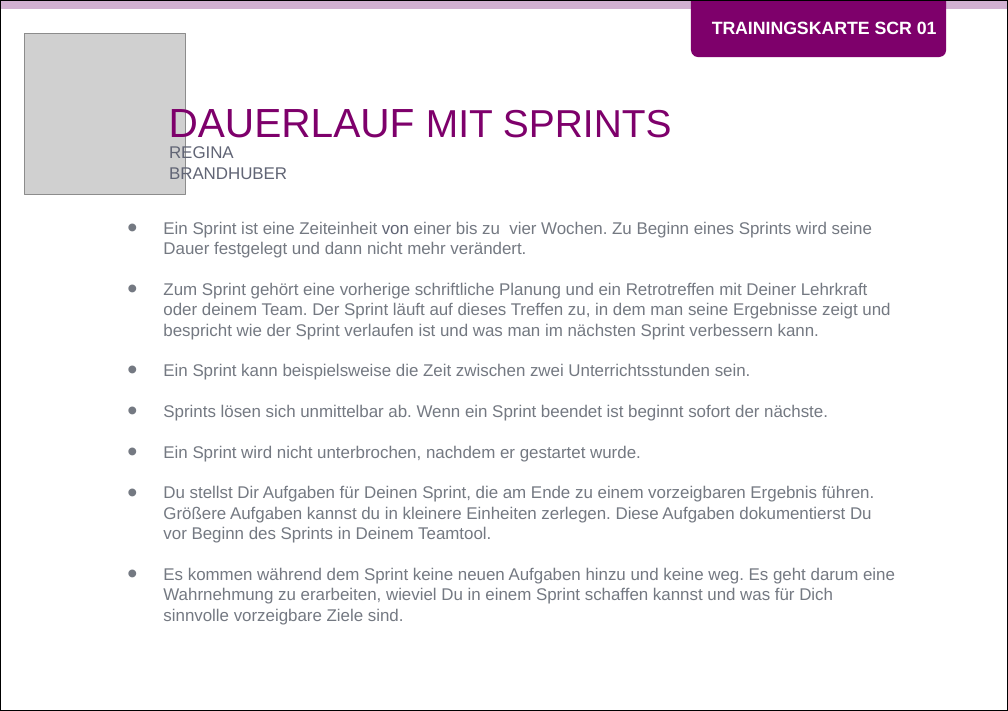
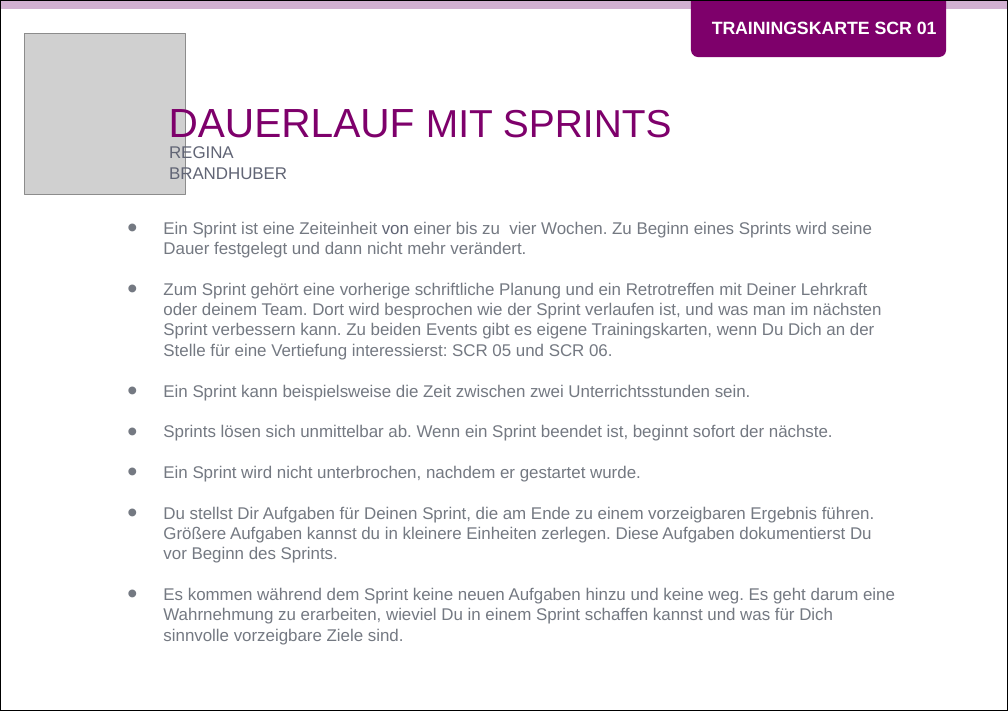
Before and after one commit to Teamtool/training-materials, a slide deck: slide 1 of training-cards/music moves/Scrum (SCR)/ger/apprentice/ger_SCR_01_Dauerlauf_mit_Sprints_MM_A.pptx. Drawn at 1008x711 pixels with LibreOffice and Linux fonts; fonts in the diff are those of the drawing; grey boxes stand for pictures. Boxes give left, top, right and bottom in pixels: in the first picture for what was removed or moved away, otherwise in the second. Text is boxed around its words. In the diff, an @@ line names an element or a change of style, - is before the commit and + after.

Commit message:
SCR 01 Dauerlauf mit Sprints
für die Promotion überarbeitet

```diff
--- a/training-cards/music moves/Scrum (SCR)/ger/apprentice/ger_SCR_01_Dauerlauf_mit_Sprints_MM_A.pptx
+++ b/training-cards/music moves/Scrum (SCR)/ger/apprentice/ger_SCR_01_Dauerlauf_mit_Sprints_MM_A.pptx
@@ rectangle "Ein Sprint ist eine Zeiteinheit ..." resized from (x1=116, y1=211, x2=908, y2=652) to (x1=116, y1=211, x2=908, y2=711) @@
@@ text in rectangle at (x1=163, y1=283, x2=882, y2=360): text changed @@
-• Zum Sprint gehört eine vorherige schriftliche Planung und ein Retrotreffen mit Deiner Lehrkraft oder deinem Team. Der Sprint läuft auf dieses Treffen zu, in dem man seine Ergebnisse zeigt und bespricht wie der Sprint verlaufen ist und was man im nächsten Sprint verbessern kann.
+• Zum Sprint gehört eine vorherige schriftliche Planung und ein Retrotreffen mit Deiner Lehrkraft oder deinem Team. Dort wird besprochen wie der Sprint verlaufen ist, und was man im nächsten Sprint verbessern kann. Zu beiden Events gibt es eigene Trainingskarten, wenn Du Dich an der Stelle für eine Vertiefung interessierst: SCR 05 und SCR 06.
@@ text in rectangle at (x1=163, y1=425, x2=833, y2=441): text changed @@
-• Sprints lösen sich unmittelbar ab. Wenn ein Sprint beendet ist beginnt sofort der nächste.
+• Sprints lösen sich unmittelbar ab. Wenn ein Sprint beendet ist, beginnt sofort der nächste.
@@ text in rectangle at (x1=163, y1=507, x2=875, y2=563): text changed @@
-• Du stellst Dir Aufgaben für Deinen Sprint, die am Ende zu einem vorzeigbaren Ergebnis führen. Größere Aufgaben kannst du in kleinere Einheiten zerlegen. Diese Aufgaben dokumentierst Du vor Beginn des Sprints in Deinem Teamtool.
+• Du stellst Dir Aufgaben für Deinen Sprint, die am Ende zu einem vorzeigbaren Ergebnis führen. Größere Aufgaben kannst du in kleinere Einheiten zerlegen. Diese Aufgaben dokumentierst Du vor Beginn des Sprints.
```
Also in this commit, not shown: 1 other slide changed, 1 other file.
